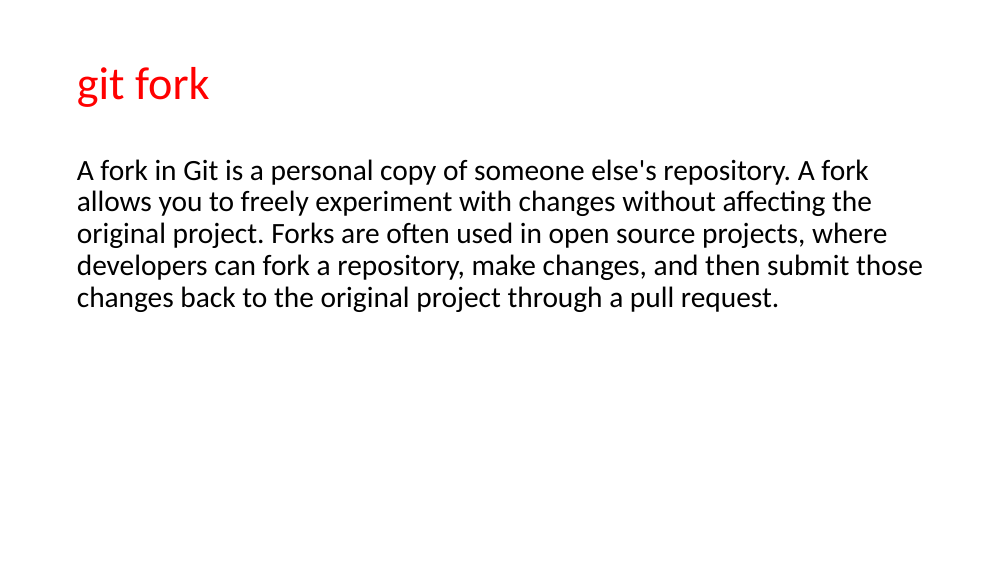
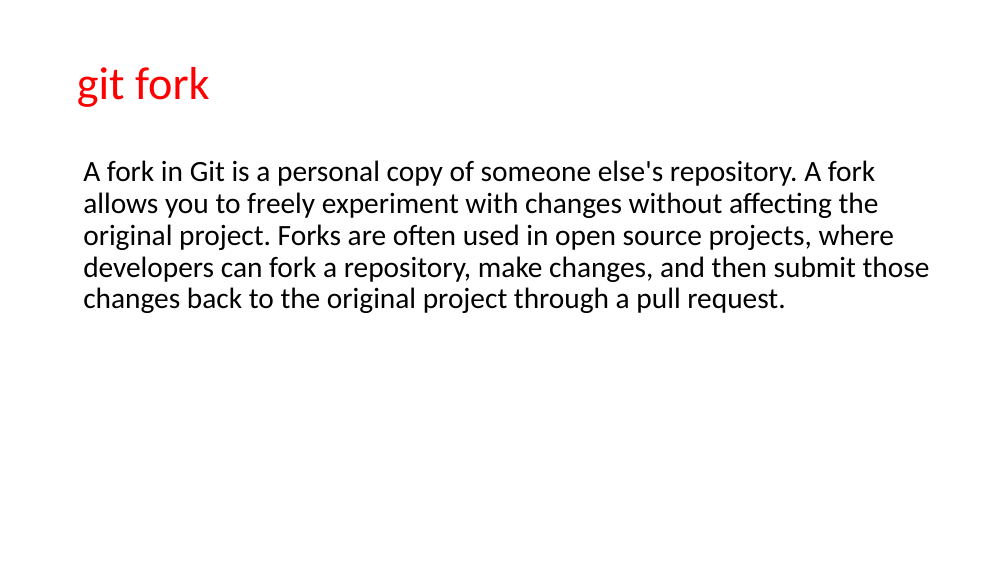
Before and after one commit to JanbaskDevops/Batch1, a slide deck: slide 23 of MyLearnings/CICD/Class5- Azure Repository/Class presentation.pptx (slide 22 before the commit). Drawn at 1008x567 pixels with LibreOffice and Linux fonts; fonts in the diff are those of the drawing. Boxes give left, top, right and bottom in pixels: in the first picture for what was removed or moved away, otherwise in the second. Text is boxed around its words. In the diff, an @@ line names an element or a change of style, - is before the commit and + after.

```diff
--- a/MyLearnings/CICD/Class5- Azure Repository/Class presentation.pptx
+++ b/MyLearnings/CICD/Class5- Azure Repository/Class presentation.pptx
@@ text "A fork in Git is ...": place and size @@
-text "A fork in Git is ..." at (77,159,923,312)
+text "A fork in Git is ..." at (83,160,930,313)
```
Also in this commit, not shown: 7 other slides changed, 10 slides added, 2 slides removed.
